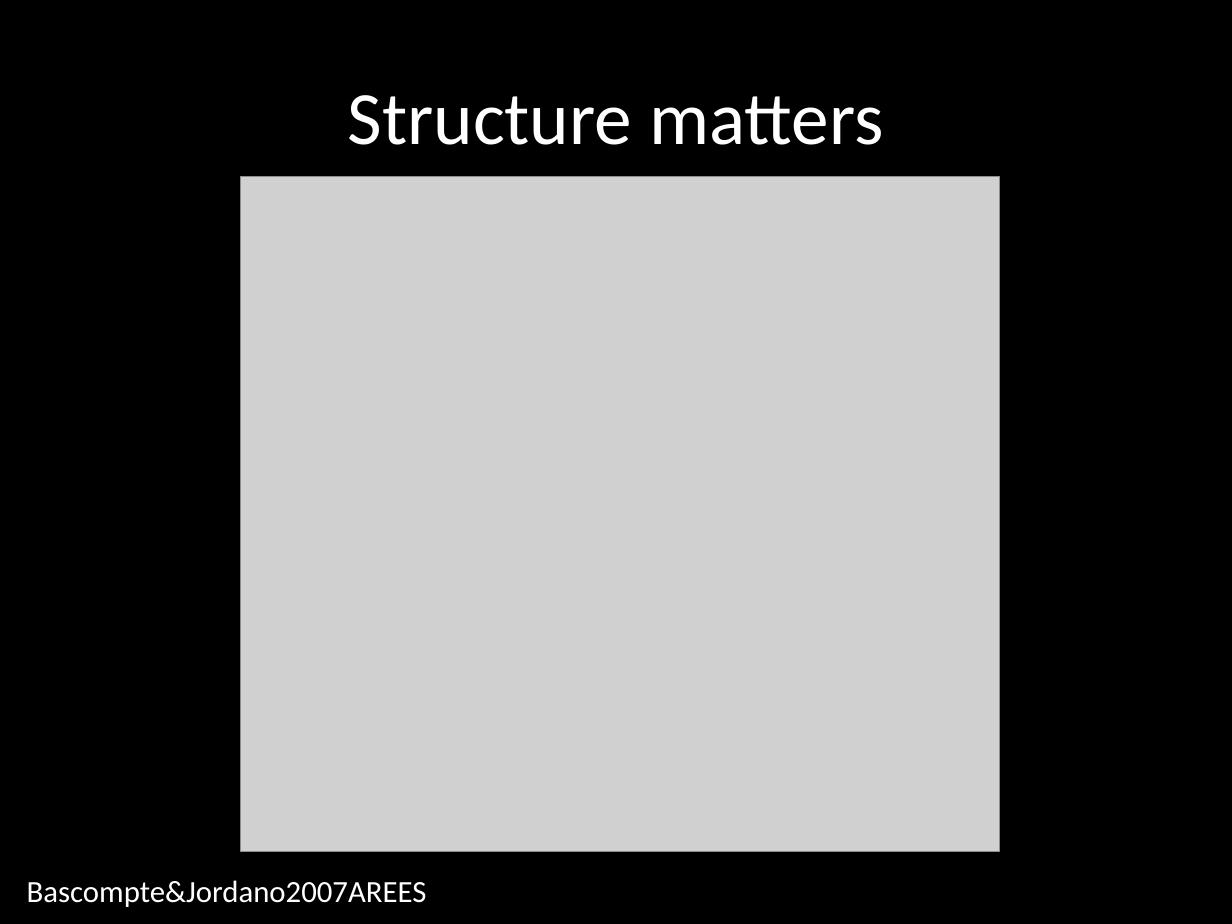
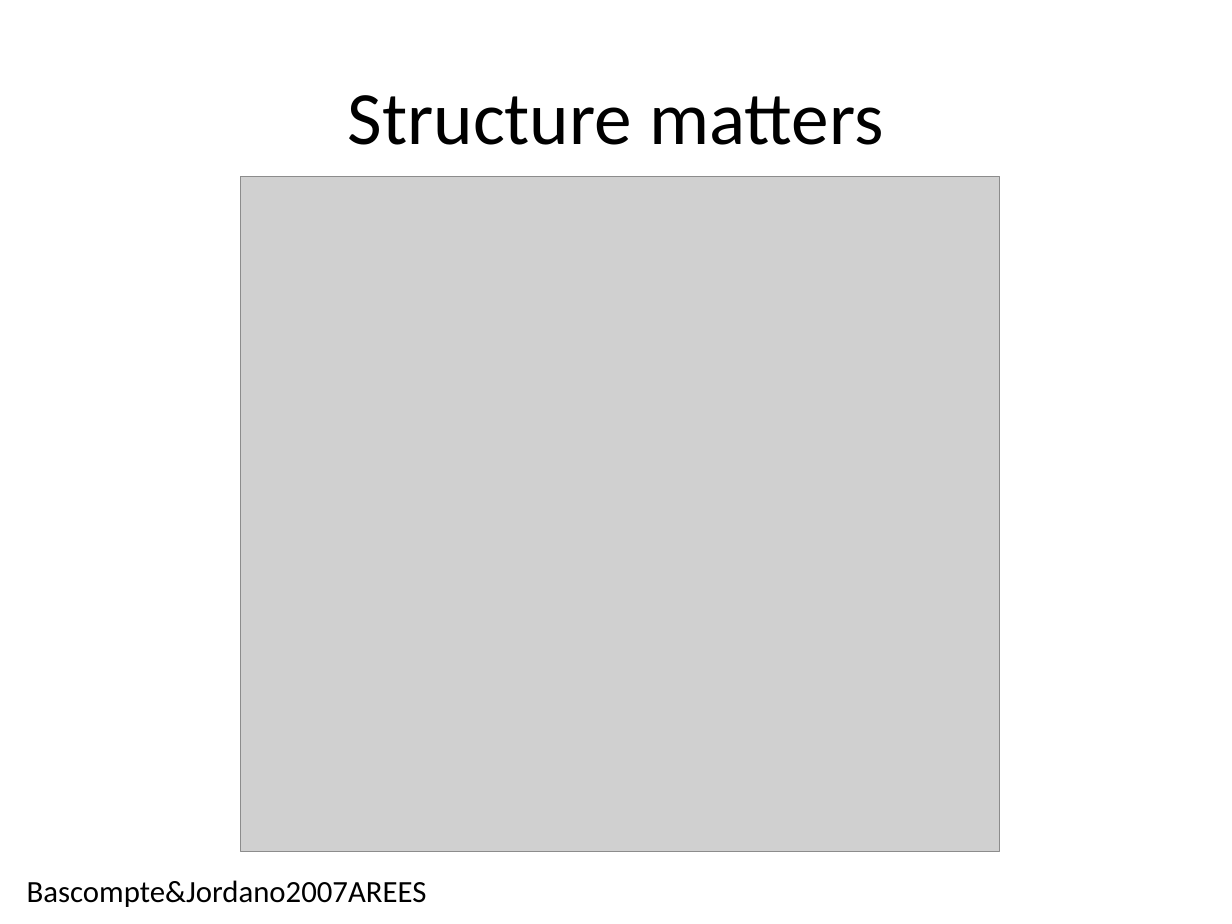
Before and after one commit to sckott/talks, a slide deck: slide 5 of canpolintalk/scott.pptx. Drawn at 1232x924 pixels with LibreOffice and Linux fonts; fonts in the diff are those of the drawing; grey boxes stand for pictures. Boxes give left, top, right and bottom in pixels: in the first picture for what was removed or moved away, otherwise in the second. Text is boxed around its words. In the diff, an @@ line names an element or a change of style, - is before the commit and + after.

```diff
--- a/canpolintalk/scott.pptx
+++ b/canpolintalk/scott.pptx
@@ background #000000 to #FFFFFF @@
@@ title "Structure matters" at <box>348,95,883,145</box>: text colour #FFFFFF to #000000 @@
@@ text "Bascompte&Jordano2007AREES" at <box>27,880,427,907</box>: text colour #FFFFFF to #000000 @@
```
Also in this commit, not shown: 15 other slides changed, 14 slides added, 2 slides removed, 11 other files.
